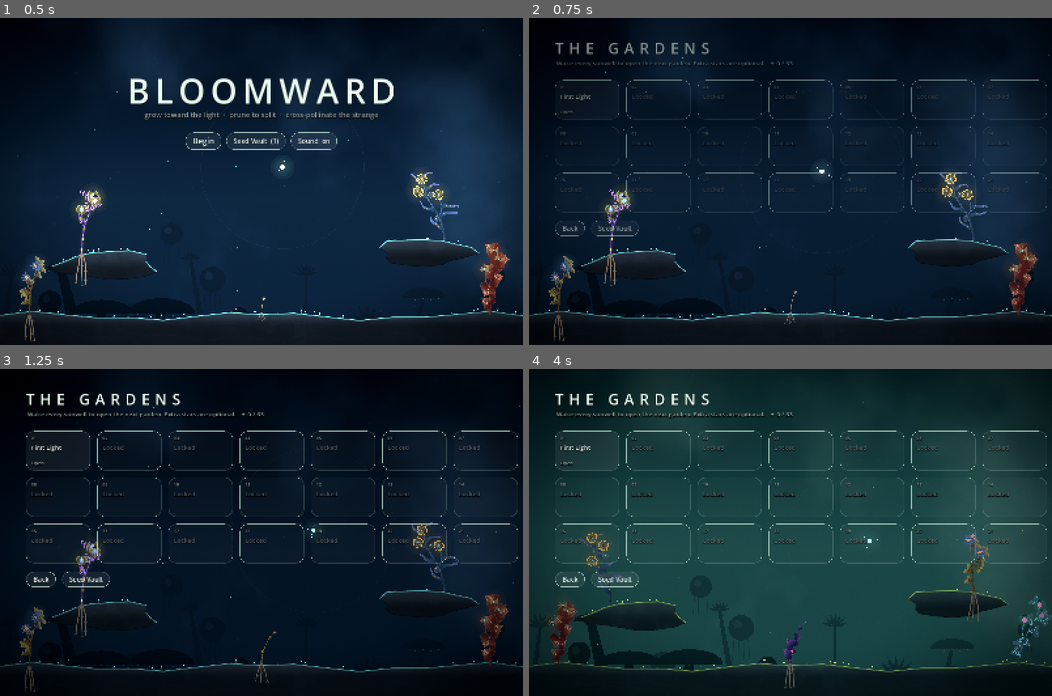
Above: before the commit, frames 1-4 (two rows, left to right).
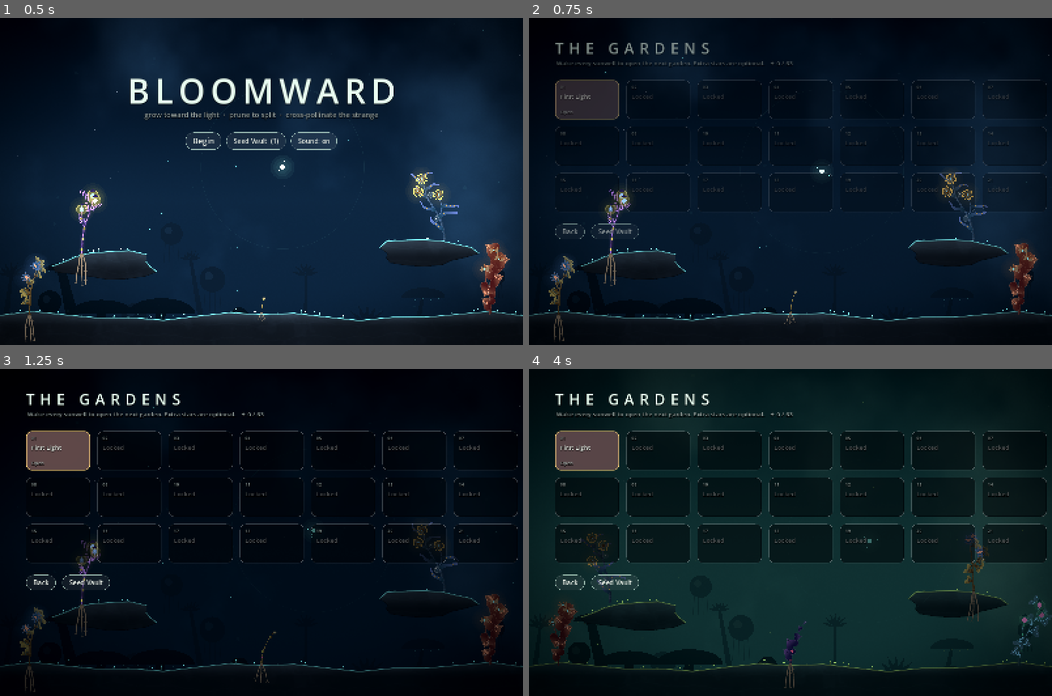
Above: after the commit, the same moments.

Repository: wencyang/plant
Game: Godot game, scene res://scenes/main.tscn
Same seed, same stepped clock (60 frames per second), same inputs: the game is played once before the commit and once after it.
Inputs:
- Up to frame 1 (0.5 s): no input
- Up to frame 2 (0.75 s): click "Begin" at 0.5 s
- Up to frame 3 (1.25 s): no input
- Up to frame 4 (4 s): click "Back" at 1.25 s; click "Begin" at 2 s; click "01" at 2.75 s; click "Back" at 3.5 s

Frame 1 is identical in both runs. In frame 2, 4.2% of the frame differs, in the area x 5-99%, y 18-92%; in frame 3, 19%; in frame 4, 32%, in the area x 1-100%, y 10-98%.

Commit message:
update

Diff:
--- a/scripts/main.gd
+++ b/scripts/main.gd
@@ -11,6 +11,7 @@
 const LevelView := preload("res://scripts/view/level_view.gd")
 const PlantView := preload("res://scripts/view/plant_view.gd")
 const Sfx := preload("res://scripts/sfx.gd")
+const Palettes := preload("res://scripts/view/palettes.gd")
 
 const INK := Color("e9efe6")
 const DIM := Color(0.75, 0.8, 0.78, 0.75)
@@ -68,6 +69,8 @@
 var drag_lure_changed: bool=false
 var earned_crosses: Dictionary={}
 var drag_lure_origin:=Vector2.INF
+var cam: Camera2D
+var shake := 0.0
 
 const STOP_TEXT := {
 	"droop": "drooped — no rock to lean on",
@@ -115,7 +118,7 @@
 	add_child(env)
 	view = LevelView.new()
 	add_child(view)
-	var cam := Camera2D.new()
+	cam = Camera2D.new()
 	cam.position = Vector2(800, 500)
 	add_child(cam)
 	var vig := CanvasLayer.new()
@@ -206,6 +209,7 @@
 	if pressing and mode=="play": _cancel_gesture(false)
 	_close_overlay()
 	view.visible = not hide_world
+	if mode == "play": hud.visible = false
 	var o := Control.new()
 	o.set_anchors_preset(Control.PRESET_FULL_RECT)
 	o.mouse_filter = Control.MOUSE_FILTER_STOP
@@ -224,6 +228,7 @@
 	if overlay != null and is_instance_valid(overlay): overlay.queue_free()
 	overlay = null
 	view.visible = true
+	if hud != null: hud.visible = mode == "play"
 
 func _toast(text: String, dur := 2.6) -> void:
 	toast.text = text
@@ -317,36 +322,82 @@
 	var w := 300.0
 	var x := size.x - w - 40.0
 	var y := 40.0
+	var t := Time.get_ticks_msec() / 1000.0
+	_soft_panel(Rect2(x - 18, 12, w + 36, 122))
 	var frac: float = clampf(pl.energy / max(1.0, pl.energy_max), 0.0, 1.0)
-	hud_meter.draw_string(font, Vector2(x, y - 8), "SAP", HORIZONTAL_ALIGNMENT_LEFT, -1, 14, DIM)
+	var low: bool = frac < 0.2 and pl.is_growing()
+	hud_meter.draw_string(font, Vector2(x, y - 8), "SAP", HORIZONTAL_ALIGNMENT_LEFT, -1, 14, Color(1.0, 0.6, 0.45) if low else DIM)
 	hud_meter.draw_string(font, Vector2(x + w - 60, y - 8), str(int(max(0.0, pl.energy))), HORIZONTAL_ALIGNMENT_RIGHT, 60, 14, DIM)
 	hud_meter.draw_rect(Rect2(x, y, w, 10), Color(1, 1, 1, 0.08))
-	var col := Color(0.55, 1.0, 0.7)
-	hud_meter.draw_rect(Rect2(x, y, w * frac, 10), Color(col.r * 1.6, col.g * 1.6, col.b * 1.6))
+	var col := Color(0.55, 1.0, 0.7).lerp(Color(1.0, 0.75, 0.35), clampf((0.45 - frac) / 0.35, 0.0, 1.0))
+	var k := 1.6 + (0.6 * (0.5 + 0.5 * sin(t * 7.0)) if low else 0.0)
+	hud_meter.draw_rect(Rect2(x, y, w * frac, 10), Color(col.r * k, col.g * k, col.b * k))
+	if frac > 0.01:
+		hud_meter.draw_circle(Vector2(x + w * frac, y + 5), 6.0, Color(col, 0.25))
 	var dt: int = session.dew_total()
 	if dt > 0:
-		hud_meter.draw_string(font, Vector2(x, y + 34), "DEW  %d / %d" % [session.dew_taken(), dt], HORIZONTAL_ALIGNMENT_LEFT, -1, 14, Color(0.65, 0.9, 1.0) if session.dew_taken() == dt else DIM)
+		var all_dew: bool = session.dew_taken() == dt
+		hud_meter.draw_string(font, Vector2(x + 16, y + 34), "%d / %d" % [session.dew_taken(), dt], HORIZONTAL_ALIGNMENT_LEFT, -1, 14, Color(0.65, 0.9, 1.0) if all_dew else DIM)
+		_dew_icon(Vector2(x + 5, y + 28), Color(0.6, 1.4, 1.8) if all_dew else Color(0.6, 0.85, 1.0, 0.7))
 	var par: int = int(session.def.get("par", 99))
 	if par < 99:
 		var over: bool = session.tools_used > par
 		hud_meter.draw_string(font, Vector2(x + w - 150, y + 34), "TOOLS  %d / par %d" % [session.tools_used, par], HORIZONTAL_ALIGNMENT_RIGHT, 150, 14, Color(1.0, 0.6, 0.5) if over else DIM)
-	# tools
-	var bx := 40.0
-	var by := 150.0
-	hud_meter.draw_string(font, Vector2(bx, by - 18), "LURES  click to place · drag to move · right-click to recall", HORIZONTAL_ALIGNMENT_LEFT, -1, 13, DIM)
-	for i in int(session.def.get("lures", 0)):
-		var c := Vector2(bx + 12 + i * 30, by + 6)
-		var have: bool = i < session.lures_left
-		hud_meter.draw_circle(c, 9, Color(0.55, 1.0, 0.95, 0.12 if have else 0.04))
-		hud_meter.draw_circle(c, 4.5, Color(0.8, 2.2, 2.1) if have else Color(1, 1, 1, 0.15))
-	var px := bx + 470.0
-	hud_meter.draw_string(font, Vector2(px, by - 18), "PRUNES  swipe across a stem", HORIZONTAL_ALIGNMENT_LEFT, -1, 13, DIM)
-	for i in int(session.def.get("prunes", 0)):
-		var c := Vector2(px + 12 + i * 30, by + 6)
-		var have: bool = i < session.prunes_left
-		var col2 := Color(1.6, 1.5, 1.2) if have else Color(1, 1, 1, 0.15)
-		hud_meter.draw_line(c + Vector2(-8, -8), c + Vector2(8, 8), col2, 2.0, true)
-		hud_meter.draw_line(c + Vector2(-8, 8), c + Vector2(8, -8), col2, 2.0, true)
+	# tool tray, bottom left
+	var n_l := int(session.def.get("lures", 0))
+	var n_p := int(session.def.get("prunes", 0))
+	if n_l + n_p == 0: return
+	var tx := 36.0
+	var ty := size.y - 92.0
+	var lw: float = 0.0 if n_l == 0 else maxf(170.0, 40.0 + n_l * 30.0)
+	var pw: float = 0.0 if n_p == 0 else maxf(160.0, 40.0 + n_p * 30.0)
+	var gap: float = 14.0 if n_l > 0 and n_p > 0 else 0.0
+	_soft_panel(Rect2(tx, ty, lw + pw + gap + 8, 66))
+	var cx := tx + 18.0
+	if n_l > 0:
+		hud_meter.draw_string(font, Vector2(cx, ty + 20), "LURES  %d" % session.lures_left, HORIZONTAL_ALIGNMENT_LEFT, -1, 13, INK if session.lures_left > 0 else DIM)
+		for i in n_l:
+			var c := Vector2(cx + 9 + i * 30, ty + 38)
+			if i < session.lures_left:
+				var pulse := 0.5 + 0.5 * sin(t * 2.4 + i)
+				hud_meter.draw_circle(c, 10.0 + pulse * 2.0, Color(0.55, 1.0, 0.95, 0.1))
+				hud_meter.draw_circle(c, 5.0, Color(0.8, 2.2, 2.1))
+			else:
+				hud_meter.draw_arc(c, 5.0, 0, TAU, 20, Color(1, 1, 1, 0.2), 1.2, true)
+		hud_meter.draw_string(font, Vector2(cx, ty + 60), "click · drag · right-click", HORIZONTAL_ALIGNMENT_LEFT, -1, 11, Color(DIM, 0.5))
+		cx += lw + gap
+	if n_p > 0:
+		if n_l > 0:
+			hud_meter.draw_line(Vector2(cx - gap * 0.5 - 4, ty + 12), Vector2(cx - gap * 0.5 - 4, ty + 54), Color(1, 1, 1, 0.08), 1.0)
+		hud_meter.draw_string(font, Vector2(cx, ty + 20), "CUTS  %d" % session.prunes_left, HORIZONTAL_ALIGNMENT_LEFT, -1, 13, INK if session.prunes_left > 0 else DIM)
+		for i in n_p:
+			var c := Vector2(cx + 9 + i * 30, ty + 38)
+			_scissors(c, i < session.prunes_left)
+		hud_meter.draw_string(font, Vector2(cx, ty + 60), "swipe across a stem", HORIZONTAL_ALIGNMENT_LEFT, -1, 11, Color(DIM, 0.5))
+
+func _soft_panel(r: Rect2) -> void:
+	var sb := StyleBoxFlat.new()
+	sb.bg_color = Color(0.01, 0.02, 0.03, 0.42)
+	sb.border_color = Color(0.85, 1.0, 0.92, 0.08)
+	sb.set_border_width_all(1)
+	sb.set_corner_radius_all(14)
+	hud_meter.draw_style_box(sb, r)
+
+func _dew_icon(c: Vector2, col: Color) -> void:
+	var pts := PackedVector2Array()
+	for i in 13:
+		var a := PI * 0.5 + (i / 12.0 - 0.5) * PI * 1.6
+		pts.append(c + Vector2(0, 2) + Vector2(cos(a), sin(a)) * 4.5)
+	pts.append(c + Vector2(0, -7))
+	hud_meter.draw_colored_polygon(pts, col)
+
+func _scissors(c: Vector2, have: bool) -> void:
+	var col := Color(1.6, 1.5, 1.2) if have else Color(1, 1, 1, 0.16)
+	# two crossed blades with finger loops
+	hud_meter.draw_line(c + Vector2(-3, 4), c + Vector2(8, -9), col, 2.0, true)
+	hud_meter.draw_line(c + Vector2(3, 4), c + Vector2(-8, -9), col, 2.0, true)
+	hud_meter.draw_arc(c + Vector2(-5, 7), 3.2, 0, TAU, 14, col, 1.6, true)
+	hud_meter.draw_arc(c + Vector2(5, 7), 3.2, 0, TAU, 14, col, 1.6, true)
 
 # ================================================================== title / demo
 
@@ -428,7 +479,7 @@
 	if session == null or session.def.id != "demo":
 		_start_demo()
 	sfx.music("shop")
-	var o := _new_overlay(0.45)
+	var o := _new_overlay(0.62)
 	var head := _label("THE GARDENS", 46, Color(0.92, 1.0, 0.95), title_font)
 	head.position = Vector2(80, 60)
 	o.add_child(head)
@@ -451,6 +502,8 @@
 		b.focus_mode = Control.FOCUS_NONE
 		b.disabled = not open
 		b.text = ""
+		b.mouse_default_cursor_shape = Control.CURSOR_POINTING_HAND if open else Control.CURSOR_ARROW
+		_style_tile(b, L, open, done)
 		grid.add_child(b)
 		var num := _label("%02d" % (i + 1), 13, DIM)
 		num.position = Vector2(16, 12)
@@ -470,11 +523,35 @@
 			sfx.play("ui", 1.1, -6)
 			show_level_intro(idx))
 	var back := _button("Back", show_title)
-	back.position = Vector2(80, 620)
+	back.position = Vector2(80, 630)
 	o.add_child(back)
 	var vault := _button("Seed Vault", func(): show_vault(false))
-	vault.position = Vector2(190, 620)
+	vault.position = Vector2(190, 630)
 	o.add_child(vault)
+
+func _style_tile(b: Button, L: Dictionary, open: bool, done: bool) -> void:
+	var pal: Dictionary = Palettes.get_palette(str(L.get("palette", "dawn")))
+	var base: Color = pal.bottom
+	var accent: Color = pal.moss
+	var fresh: bool = open and not done
+	for state in ["normal", "hover", "pressed", "disabled"]:
+		var sb := StyleBoxFlat.new()
+		sb.set_corner_radius_all(16)
+		sb.set_border_width_all(2 if fresh else 1)
+		if not open:
+			sb.bg_color = Color(0.02, 0.03, 0.04, 0.55)
+			sb.border_color = Color(1, 1, 1, 0.08)
+		else:
+			var top: Color = pal.top
+			sb.bg_color = Color(top.lerp(base, 0.35 if state == "normal" else 0.6), 0.92)
+			sb.border_color = Color(1.0, 0.85, 0.5, 0.9) if fresh else Color(accent, 0.35 if state == "normal" else 0.8)
+			sb.shadow_color = Color(accent, 0.25 if state == "hover" else 0.0)
+			sb.shadow_size = 10 if state == "hover" else 0
+		b.add_theme_stylebox_override(state, sb)
+	if fresh:
+		var tw := b.create_tween().set_loops()
+		tw.tween_property(b, "self_modulate", Color(1.25, 1.2, 1.1), 0.9).set_trans(Tween.TRANS_SINE)
+		tw.tween_property(b, "self_modulate", Color(1, 1, 1), 0.9).set_trans(Tween.TRANS_SINE)
 
 # ================================================================== level intro + seed choice
 
@@ -729,6 +806,8 @@
 	pressing = false
 	swiping = false
 	swipe_pts = []
+	shake = 0.0
+	cam.offset = Vector2.ZERO
 	var L: Dictionary = Levels.all()[index]
 	session = Session.new()
 	session.start(L, gnm, 1 + index * 17)
@@ -806,6 +885,9 @@
 			_start_demo()
 		return
 	if mode != "play": return
+	if shake > 0.0:
+		shake = maxf(0.0, shake - delta * 18.0)
+		cam.offset = Vector2(randf_range(-1, 1), randf_range(-1, 1)) * shake if shake > 0.05 else Vector2.ZERO
 	hud_meter.queue_redraw()
 	guidance_elapsed+=delta
 	if guidance_elapsed>=0.25:
@@ -842,6 +924,7 @@
 				view.fx.burst(e.pos, view.pal.sun, 50, 260.0, 0.0, 3.0, 1.6)
 				view.fx.ring(e.pos, view.pal.sun, 220.0, 1.2)
 				sfx.play("bloom", 1.0)
+				if not demo: shake = maxf(shake, 7.0)
 				_toast("A sunwell awakens")
 			"pollinate":
 				var w = session.world.wilds[e.i]
@@ -860,7 +943,9 @@
 				view.fx.burst(e.pos, Color(0.6, 1.0, 1.0), 60, 300.0, 300.0, 2.6, 1.4)
 				view.fx.ring(e.pos, Color(0.6, 1.0, 1.0), 140.0, 0.6)
 				sfx.play("zap", 0.8)
-				if not demo: _toast("Crystal shattered!")
+				if not demo:
+					shake = maxf(shake, 5.0)
+					_toast("Crystal shattered!")
 			"stop":
 				reasons[e.why] = int(reasons.get(e.why, 0)) + 1
 				if e.why == "burn": view.fx.burst(e.pos, Color(1.0, 0.5, 0.2), 14, 80.0, -60.0, 1.8, 1.0)
@@ -880,6 +965,7 @@
 				view.fx.ring(e.pos, Color(1.0, 0.85, 0.4), 120.0, 0.9)
 				sfx.play("zap", 1.3)
 				if not demo:
+					shake = maxf(shake, 9.0)
 					_toast("A stone gate grinds open")
 					for ri in e.opened: view.open_gate(ri)
 			"drink":
@@ -1130,7 +1216,13 @@
 	krow.size_flags_horizontal=Control.SIZE_EXPAND_FILL
 	kid_scroll.add_child(krow)
 	for i in kids.size():
-		krow.add_child(_offspring_card(kids[i], parent, wild_g, i == 0))
+		var card: Control = _offspring_card(kids[i], parent, wild_g, i == 0)
+		krow.add_child(card)
+		card.modulate.a = 0.0
+		var tw := card.create_tween()
+		tw.tween_interval(0.25 + i * 0.22)
+		tw.tween_callback(func(): sfx.play("buy", 1.0 + i * 0.12, -8))
+		tw.tween_property(card, "modulate:a", 1.0, 0.35)
 	var keep := _button("Keep the current plant · use the new seeds later", func():
 		_close_overlay()
 		paused = was_paused
@@ -1202,7 +1294,8 @@
 	lines.append(_from_line("Leaves", Genome.LEAF_NAMES[int(kid.leaf_shape)], o.get("leaf_shape", "?"), a, b))
 	lines.append(_from_line("Flowers", "%s ×%d" % [Genome.FLOWER_NAMES[int(kid.flower)], int(kid.petals)], o.get("flower", "?"), a, b))
 	lines.append(_from_line("Colour", "body", o.get("hue", "?"), a, b) + "   " + _from_line("Petals", "tint", o.get("hue2", "?"), a, b))
-	lines.append(_from_line("Pattern", Genome.PATTERN_NAMES[int(kid.pattern)], o.get("pattern", "?"), a, b) + "   " + _from_line("Stem", Genome.STEM_NAMES[int(kid.stem)], o.get("stem", "?"), a, b))
+	lines.append(_from_line("Pattern", Genome.PATTERN_NAMES[int(kid.pattern)], o.get("pattern", "?"), a, b))
+	lines.append(_from_line("Stem", Genome.STEM_NAMES[int(kid.stem)], o.get("stem", "?"), a, b))
 	for tt in tr:
 		lines.append("[color=#%s]%s[/color] from %s" % [Genome.TRAIT_INFO[tt].color.to_html(false), Genome.TRAIT_INFO[tt].name, o.get(tt, "?")])
 	rt.text = "\n".join(lines)
@@ -1234,10 +1327,12 @@
 	save.add_seed(current_seed)
 	var best: Array=save.record_stars(L.id,got)
 	sfx.play("win", 1.0)
+	var petal := Genome.hue_color(float(current_seed.get("hue2", 0.1)), 0.55, 1.0)
 	for tip in session.plant.tips:
 		if tip.kind == 0 and session.plant.alive[tip.node] == 1:
 			view.plant_view.flower_open[tip.node] = 0.0
 			tip.state = "stopped"
+			view.fx.burst(session.plant.pos[tip.node], petal, 18, 110.0, 50.0, 2.4, 2.2)
 	await get_tree().create_timer(2.2).timeout
 	if mode != "play" or session!=finished_session: return
 	while overlay!=null:
@@ -1246,8 +1341,8 @@
 	var o := _new_overlay(0.35)
 	var box := PanelContainer.new()
 	box.set_anchors_preset(Control.PRESET_CENTER)
-	box.position = Vector2(-360, -230)
-	box.custom_minimum_size = Vector2(720, 420)
+	box.position = Vector2(-360, -275)
+	box.custom_minimum_size = Vector2(720, 500)
 	o.add_child(box)
 	var v := VBoxContainer.new()
 	v.add_theme_constant_override("separation", 14)
@@ -1259,10 +1354,34 @@
 	msg.horizontal_alignment = HORIZONTAL_ALIGNMENT_CENTER
 	v.add_child(msg)
 	var lines := ["Bloomed", "All dew collected  (%d / %d)" % [session.dew_taken(), session.dew_total()], "Within tool par  (%d / %d used)" % [session.tools_used, int(L.get("par", 99))]]
+	var star_row := HBoxContainer.new()
+	star_row.alignment = BoxContainer.ALIGNMENT_CENTER
+	star_row.add_theme_constant_override("separation", 26)
+	v.add_child(star_row)
+	var big_stars: Array = []
+	for i in 3:
+		var bs := _label("✦" if got[i] or best[i] else "✧", 54, Color(1.0, 0.85, 0.45) if got[i] else (Color(1.0, 0.85, 0.45, 0.45) if best[i] else Color(1, 1, 1, 0.18)))
+		bs.custom_minimum_size = Vector2(60, 64)
+		bs.horizontal_alignment = HORIZONTAL_ALIGNMENT_CENTER
+		bs.pivot_offset = Vector2(30, 32)
+		star_row.add_child(bs)
+		big_stars.append(bs)
 	for i in 3:
 		var sl := _label(("✦  " if got[i] else "✧  ") + lines[i] + ("" if got[i] or not best[i] else "   (earned before)"), 19, Color(1.0, 0.88, 0.55) if got[i] else Color(1, 1, 1, 0.4))
 		sl.horizontal_alignment = HORIZONTAL_ALIGNMENT_CENTER
 		v.add_child(sl)
+	box.pivot_offset = Vector2(360, 230)
+	box.scale = Vector2(0.92, 0.92)
+	box.create_tween().tween_property(box, "scale", Vector2.ONE, 0.45).set_trans(Tween.TRANS_BACK).set_ease(Tween.EASE_OUT)
+	for i in 3:
+		var bs: Label = big_stars[i]
+		bs.scale = Vector2.ZERO
+		var tw := bs.create_tween()
+		tw.tween_interval(0.35 + i * 0.28)
+		if got[i]:
+			tw.tween_callback(func(): sfx.play("bloom", 1.0 + i * 0.18, -4))
+		tw.tween_property(bs, "scale", Vector2(1.3, 1.3) if got[i] else Vector2.ONE, 0.18).set_trans(Tween.TRANS_BACK).set_ease(Tween.EASE_OUT)
+		tw.tween_property(bs, "scale", Vector2.ONE, 0.14)
 	if not (got[1] and got[2]):
 		var tip := _label("Try again for every star — collect the dew, use fewer tools.", 15, DIM)
 		tip.horizontal_alignment = HORIZONTAL_ALIGNMENT_CENTER
